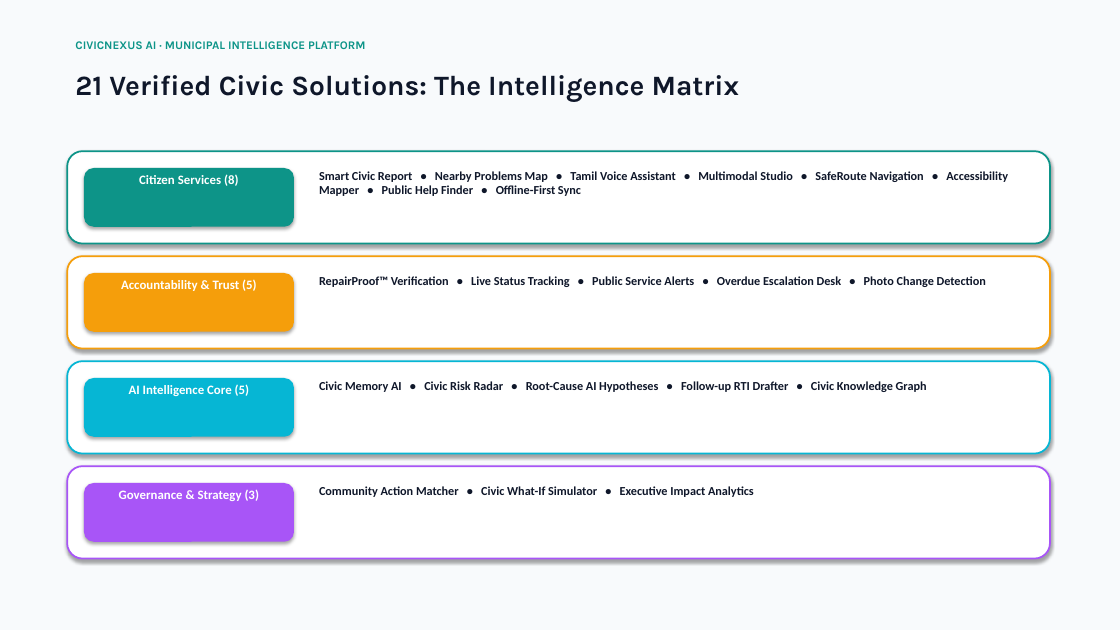
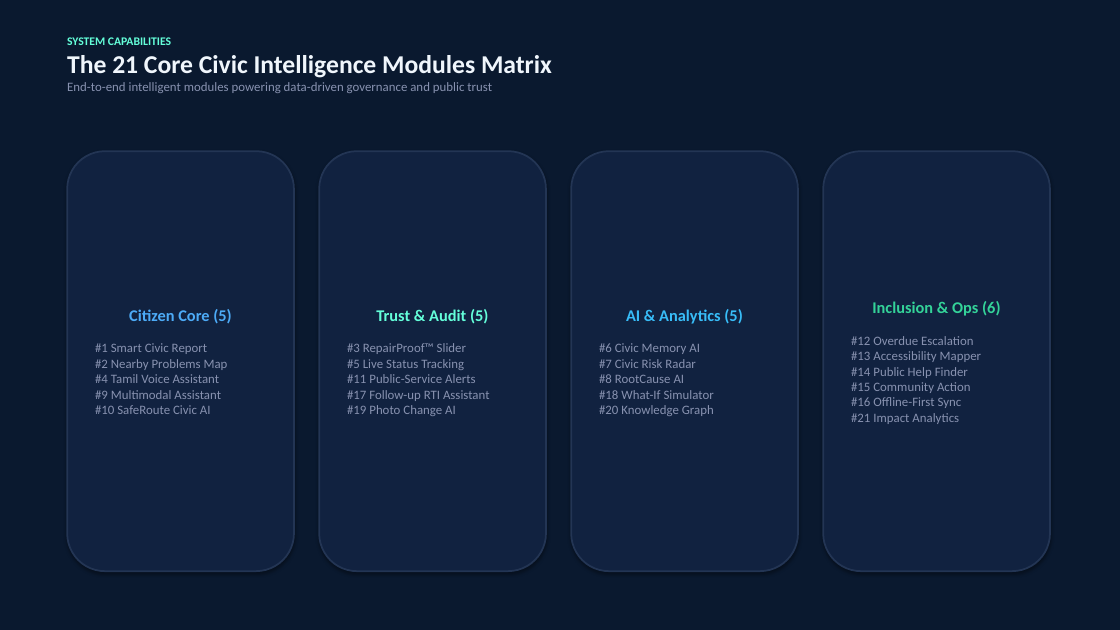
Before and after one commit to akdeveloper07/CivicPulse-AI, a slide deck: slide 9 of CivicNexus_AI_Project_Presentation.pptx (slide 7 before the commit). Drawn at 1120x630 pixels with LibreOffice and Linux fonts; fonts in the diff are those of the drawing. Boxes give left, top, right and bottom in pixels: in the first picture for what was removed or moved away, otherwise in the second. Text is boxed around its words. In the diff, an @@ line names an element or a change of style, - is before the commit and + after.

Commit message:
docs(presentation): update CivicNexus AI 15-slide widescreen PPTX deck with Ask My Locality and Early Warning AI

```diff
--- a/CivicNexus_AI_Project_Presentation.pptx
+++ b/CivicNexus_AI_Project_Presentation.pptx
@@ rectangle at [0, 0, 1120, 630]: fill #F8FAFC to #0A192F @@
@@ text at [67, 37, 552, 93]: text changed; size 24 to 11 pt; font Karla to Calibri; text colour #0F172A to #8892B0; bold off @@
-21 Verified Civic Solutions: The Intelligence Matrix
+SYSTEM CAPABILITIES
+The 21 Core Civic Intelligence Modules Matrix
+End-to-end intelligent modules powering data-driven governance and public trust
@@ text removed at [75, 41, 365, 49] @@
-CIVICNEXUS AI · MUNICIPAL INTELLIGENCE PLATFORM
@@ rounded rectangle removed at [67, 151, 1050, 244] @@
@@ rounded rectangle added at [67, 151, 294, 571], fill #112240, outline #233554 1.5 pt, 11 pt, text #8892B0 @@
+Citizen Core (5)
+#1 Smart Civic Report
+#2 Nearby Problems Map
+#4 Tamil Voice Assistant
+#9 Multimodal Assistant
+#10 SafeRoute Civic AI
@@ rounded rectangle removed at [84, 168, 294, 227] @@
@@ text removed at [139, 174, 239, 186] @@
-Citizen Services (8)
@@ text removed at [319, 171, 1008, 196] @@
-Smart Civic Report • Nearby Problems Map • Tamil Voice Assistant • Multimodal Studio • SafeRoute Navigation • Accessibility Mapper • Public Help Finder • Offline-First Sync
@@ rounded rectangle added at [319, 151, 546, 571], fill #112240, outline #233554 1.5 pt, 11 pt, text #8892B0 @@
+Trust & Audit (5)
+#3 RepairProof™ Slider
+#5 Live Status Tracking
+#11 Public-Service Alerts
+#17 Follow-up RTI Assistant
+#19 Photo Change AI
@@ rounded rectangle added at [571, 151, 798, 571], fill #112240, outline #233554 1.5 pt, 11 pt, text #8892B0 @@
+AI & Analytics (5)
+#6 Civic Memory AI
+#7 Civic Risk Radar
+#8 RootCause AI
+#18 What-If Simulator
+#20 Knowledge Graph
@@ rounded rectangle added at [823, 151, 1050, 571], fill #112240, outline #233554 1.5 pt, 11 pt, text #8892B0 @@
+Inclusion & Ops (6)
+#12 Overdue Escalation
+#13 Accessibility Mapper
+#14 Public Help Finder
+#15 Community Action
+#16 Offline-First Sync
+#21 Impact Analytics
@@ rounded rectangle removed at [67, 256, 1050, 349] @@
@@ rounded rectangle removed at [84, 273, 294, 332] @@
@@ text removed at [121, 279, 257, 291] @@
-Accountability & Trust (5)
@@ text removed at [319, 276, 986, 287] @@
-RepairProof™ Verification • Live Status Tracking • Public Service Alerts • Overdue Escalation Desk • Photo Change Detection
@@ rounded rectangle removed at [67, 361, 1050, 454] @@
@@ rounded rectangle removed at [84, 378, 294, 437] @@
@@ text removed at [129, 384, 250, 396] @@
-AI Intelligence Core (5)
@@ text removed at [319, 381, 927, 392] @@
-Civic Memory AI • Civic Risk Radar • Root-Cause AI Hypotheses • Follow-up RTI Drafter • Civic Knowledge Graph
@@ rounded rectangle removed at [67, 466, 1050, 559] @@
@@ rounded rectangle removed at [84, 483, 294, 542] @@
@@ text removed at [119, 489, 260, 501] @@
-Governance & Strategy (3)
@@ text removed at [319, 486, 754, 497] @@
-Community Action Matcher • Civic What-If Simulator • Executive Impact Analytics
```
Also in this commit, not shown: 14 slides added, 13 slides removed, 1 other file.
